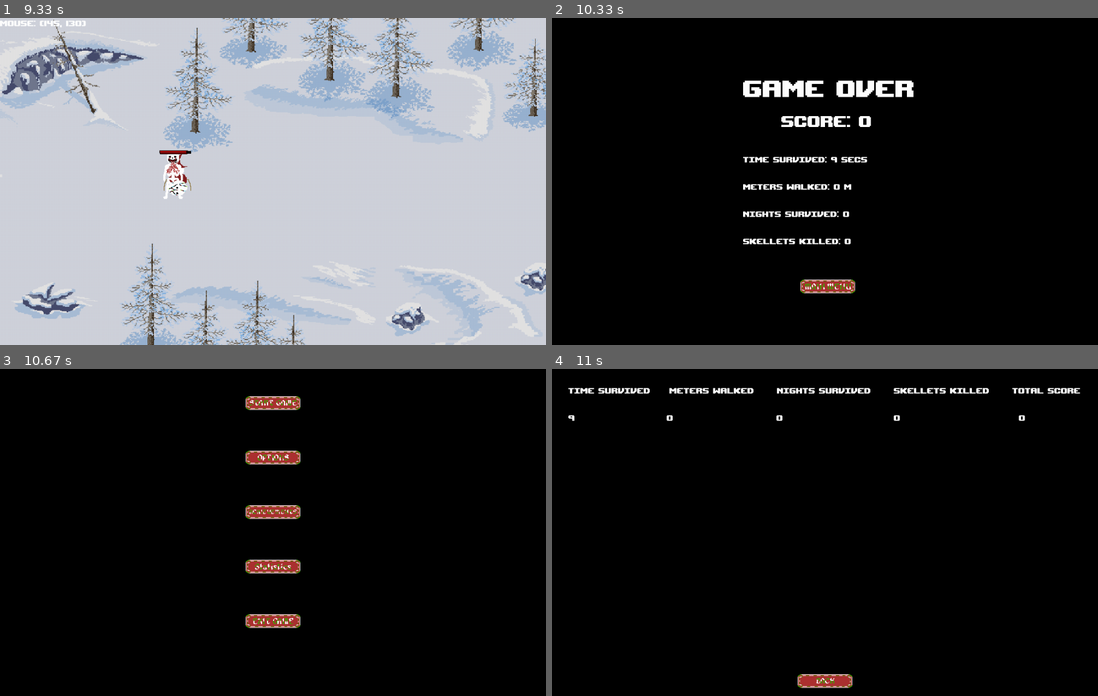
Above: before the commit, frames 1-4 (two rows, left to right).
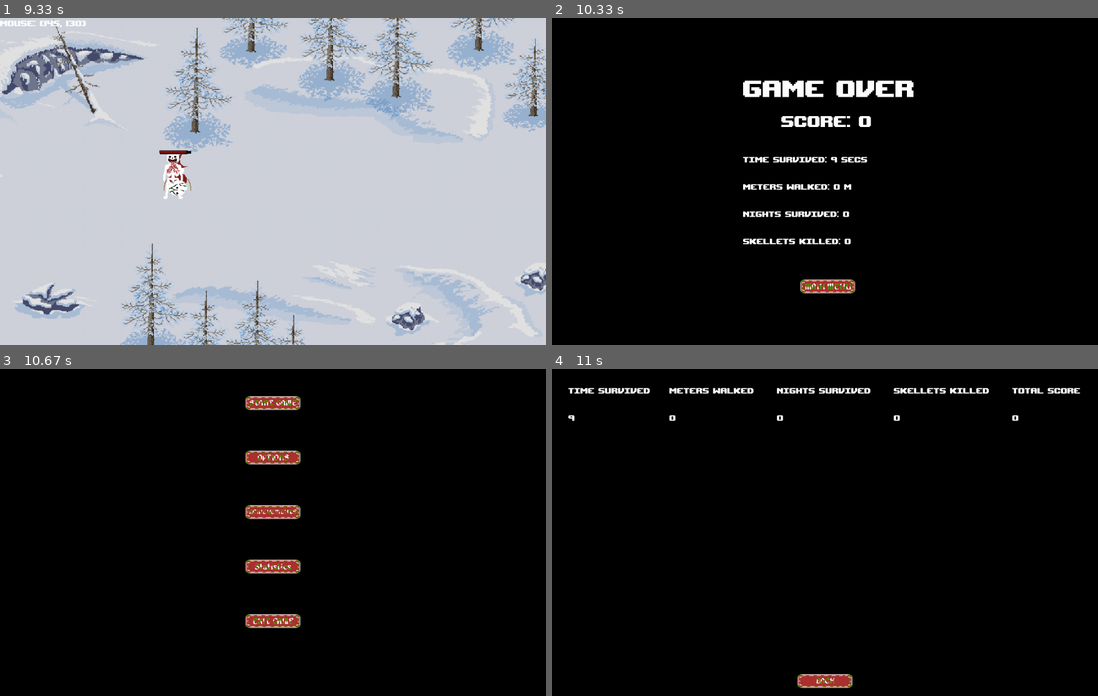
Above: after the commit, the same moments.

Repository: Mxt3usz/pygame
Game: pygame game, started from game.py
Same seed, same stepped clock (60 frames per second), same inputs: the game is played once before the commit and once after it.
Inputs (mouse positions are in pixels of both pictures, inside the frame that each line leads up to):
- Up to frame 1 (9.33 s): click (273, 50) at 0.38 s; tap E at 0.67 s; click (185, 165) at 1.05 s; click (70, 125) at 1.38 s; click (409, 240) at 1.72 s; click (267, 243) at 2.05 s; click (196, 86) at 2.38 s; click (294, 243) at 2.72 s; click (147, 188) at 3.05 s; click (120, 178) at 3.38 s; click (92, 217) at 3.72 s; click (81, 93) at 4.05 s; click (234, 273) at 4.38 s; click (218, 233) at 4.72 s; click (152, 210) at 5.05 s; click (207, 129) at 5.38 s; click (92, 217) at 5.72 s; click (207, 80) at 6.05 s; click (174, 204) at 6.38 s; click (65, 138) at 6.72 s; click (343, 129) at 7.05 s; click (174, 227) at 7.38 s; click (163, 129) at 7.72 s; click (98, 243) at 8.05 s; click (262, 194) at 8.38 s; click (425, 83) at 8.72 s; click (76, 89) at 9.05 s
- Up to frame 2 (10.33 s): click (748, 279) at 9.38 s
- Up to frame 3 (10.67 s): click (278, 637) at 10.52 s
- Up to frame 4 (11 s): click (825, 565) at 10.85 s

Frames 1-3 are identical in both runs. In frame 4, less than 0.1% of the frame differs, in the area x 21-87%, y 14-16%.

Commit message:
fixed ass statistics

Diff:
--- a/game.py
+++ b/game.py
@@ -464,8 +464,12 @@
         offset = 30
         Window.blit(font.render("Time survived     Meters walked      Nights survived      Skellets killed      Total score",1,White),(30,offset))
         for info in range(len(self.stats)):
-            offset += 50
-            Window.blit(font.render(self.stats[info][0] + "                        " + self.stats[info][1]  + "                           " + self.stats[info][2]  + "                             " + self.stats[info][3]  + "                               " + self.stats[info][4],1,White),(30,offset))
+            offset += 50 #29
+            Window.blit(font.render(self.stats[info][0],1,White),(30,offset))
+            Window.blit(font.render(self.stats[info][1],1,White),(215,offset))
+            Window.blit(font.render(self.stats[info][2],1,White),(412,offset))
+            Window.blit(font.render(self.stats[info][3],1,White),(626,offset))
+            Window.blit(font.render(self.stats[info][4],1,White),(843,offset))
         offset = 50
 
 class GameOver():
